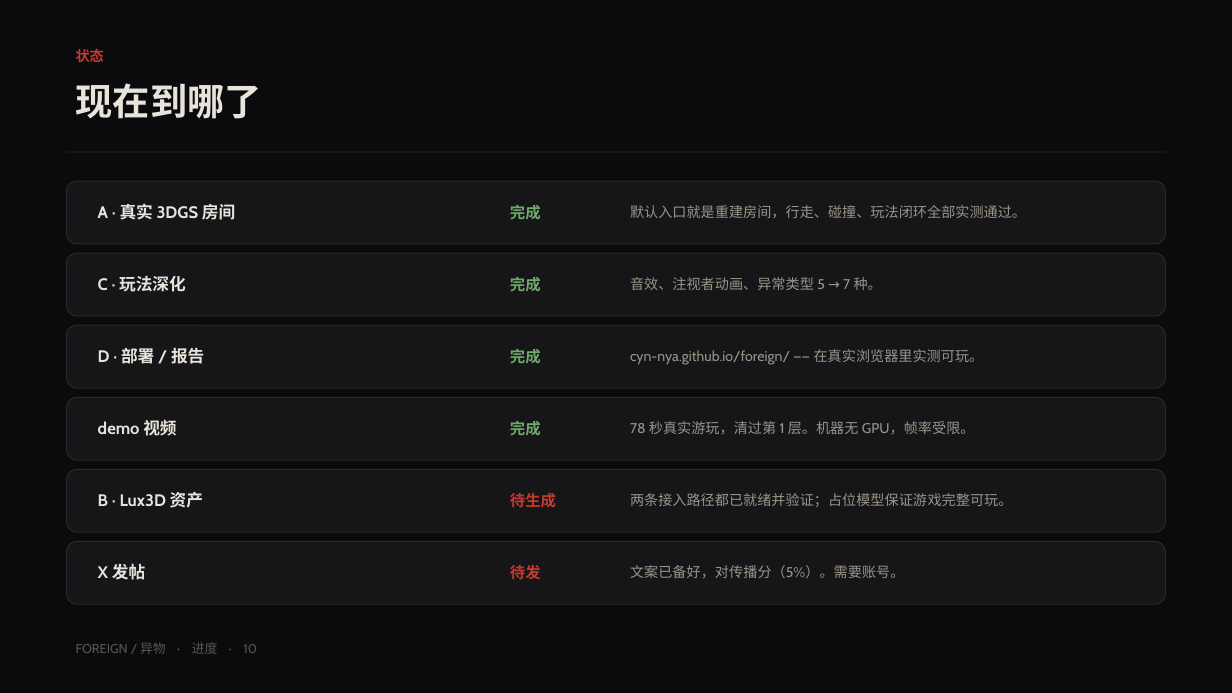
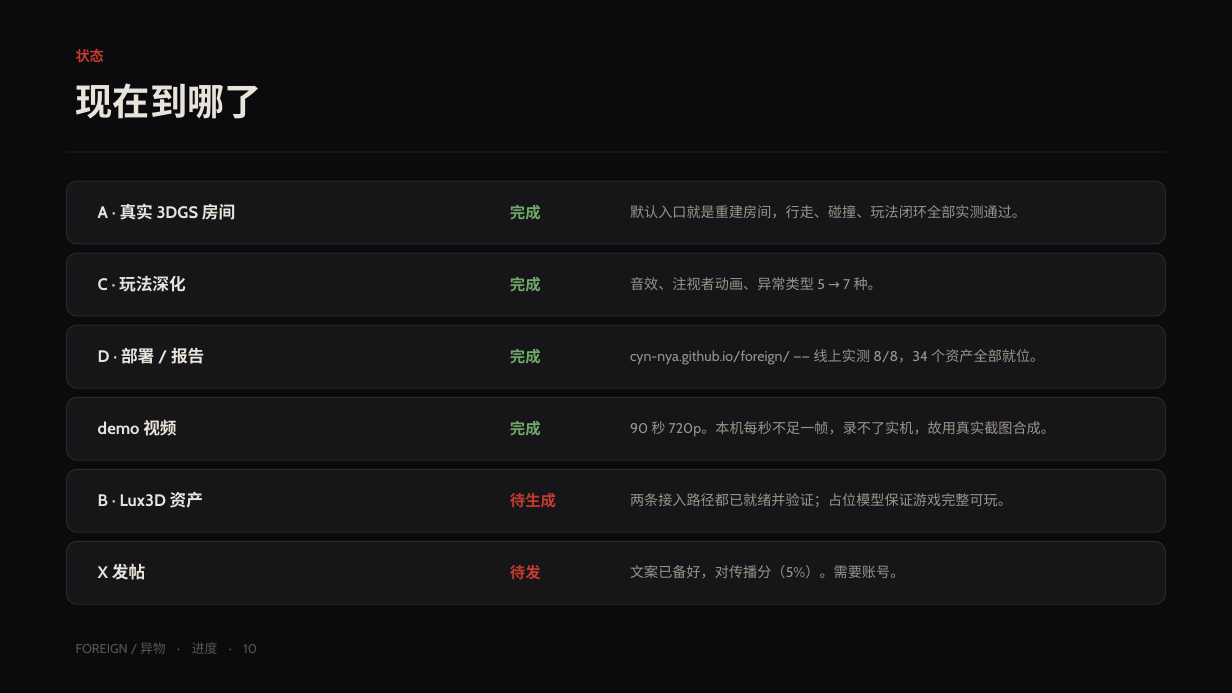
Before and after one commit to cyn-nya/foreign, a slide deck: slide 10 of artifacts/report/FOREIGN-report.pptx. Drawn at 1232x693 pixels with LibreOffice and Linux fonts; fonts in the diff are those of the drawing. Boxes give left, top, right and bottom in pixels: in the first picture for what was removed or moved away, otherwise in the second. Text is boxed around its words. In the diff, an @@ line names an element or a change of style, - is before the commit and + after.

```diff
--- a/artifacts/report/FOREIGN-report.pptx
+++ b/artifacts/report/FOREIGN-report.pptx
@@ text at [630,349,1044,365]: text changed @@
-cyn-nya.github.io/foreign/ —— 在真实浏览器里实测可玩。
+cyn-nya.github.io/foreign/ —— 线上实测 8/8，34 个资产全部就位。
@@ text at [630,421,1055,437]: text changed @@
-78 秒真实游玩，清过第 1 层。机器无 GPU，帧率受限。
+90 秒 720p。本机每秒不足一帧，录不了实机，故用真实截图合成。
```
Also in this commit, not shown: 14 other files.
